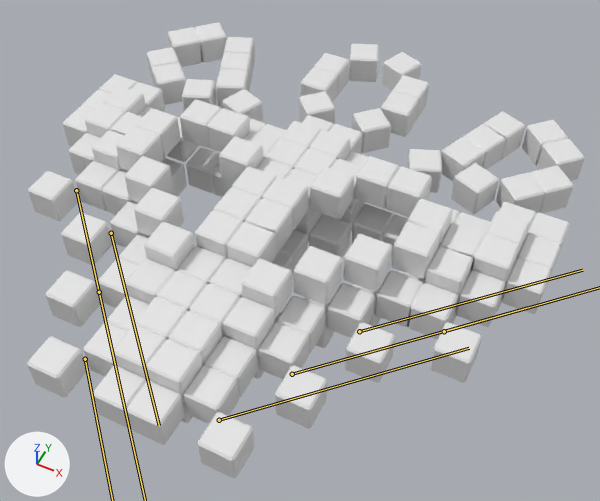
An edit to the FBX model Space_Invader_Juicy/Assets/3DObjects/space_invader_1_animation.fbx, drawn before and after from the same camera.
Camera for both pictures: a camera (50 mm lens) standing at (16.9, -31.0, 35.9) and looking at (1.8, -0.7, -1.9). Every picture has the same lights, and +X, +Y and +Z are marked at lower left. Both versions are drawn at frame 31 of the action 'Take 001'; the numbers are the values there. The bones that change are drawn over the model as lines.

Names of what the first picture shows: 'space_invader_1'.
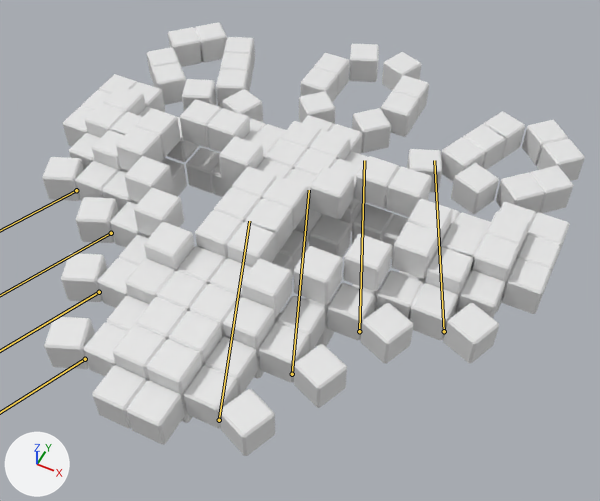
Changed parts and their boxes (x1, y1, x2, y2) in the pictures (600 x 501 px):
'space_invader_1', posed
    before: (27, 22, 585, 479)
    after: (42, 22, 585, 456)
bone 'Bone026', root to tip
    before: (219, 420) to (469, 348)
    after: (219, 420) to (249, 221)
bone 'Bone025', root to tip
    before: (292, 374) to (528, 307)
    after: (292, 374) to (309, 190)
bone 'Bone024', root to tip
    before: (359, 331) to (582, 270)
    after: (359, 331) to (364, 160)

Edits to the bpy script that builds the scene:
```text
Change bone_bone030:
    where bone_bone030 = bpy.data.objects['Armature'].pose.bones['Bone030']  # child of 'space_invader_1_bones'
    bone_bone030.rotation_quaternion: (1.0, 0.0, 0.0, 0.0) -> (0.831, 0.0, 0.0, -0.556)  # degrees (0, 0, 0) -> degrees (0, 0, -68)
Change bone_bone029:
    where bone_bone029 = bpy.data.objects['Armature'].pose.bones['Bone029']  # child of 'space_invader_1_bones'
    bone_bone029.rotation_quaternion: (1.0, 0.0, 0.0, 0.0) -> (0.831, 0.0, 0.0, -0.556)  # degrees (0, 0, 0) -> degrees (0, 0, -68)
Change bone_bone028:
    where bone_bone028 = bpy.data.objects['Armature'].pose.bones['Bone028']  # child of 'space_invader_1_bones'
    bone_bone028.rotation_quaternion: (1.0, 0.0, 0.0, 0.0) -> (0.831, 0.0, 0.0, -0.556)  # degrees (0, 0, 0) -> degrees (0, 0, -68)
Change bone_bone027:
    where bone_bone027 = bpy.data.objects['Armature'].pose.bones['Bone027']  # child of 'space_invader_1_bones'
    bone_bone027.rotation_quaternion: (1.0, 0.0, 0.0, 0.0) -> (0.831, 0.0, 0.0, -0.556)  # degrees (0, 0, 0) -> degrees (0, 0, -68)
Change bone_bone026:
    where bone_bone026 = bpy.data.objects['Armature'].pose.bones['Bone026']  # child of 'space_invader_1_bones'
    bone_bone026.rotation_quaternion: (1.0, 0.0, 0.0, 0.0) -> (0.831, 0.0, 0.0, 0.556)  # degrees (0, 0, 0) -> degrees (0, 0, 67)
Change bone_bone025:
    where bone_bone025 = bpy.data.objects['Armature'].pose.bones['Bone025']  # child of 'space_invader_1_bones'
    bone_bone025.rotation_quaternion: (1.0, 0.0, 0.0, 0.0) -> (0.831, 0.0, 0.0, 0.556)  # degrees (0, 0, 0) -> degrees (0, 0, 67)
Change bone_bone024:
    where bone_bone024 = bpy.data.objects['Armature'].pose.bones['Bone024']  # child of 'space_invader_1_bones'
    bone_bone024.rotation_quaternion: (1.0, 0.0, 0.0, 0.0) -> (0.831, 0.0, 0.0, 0.556)  # degrees (0, 0, 0) -> degrees (0, 0, 67)
Change bone_bone023:
    where bone_bone023 = bpy.data.objects['Armature'].pose.bones['Bone023']  # child of 'space_invader_1_bones'
    bone_bone023.rotation_quaternion: (1.0, 0.0, 0.0, 0.0) -> (0.831, 0.0, 0.0, 0.556)  # degrees (0, 0, 0) -> degrees (0, 0, 67)
```
